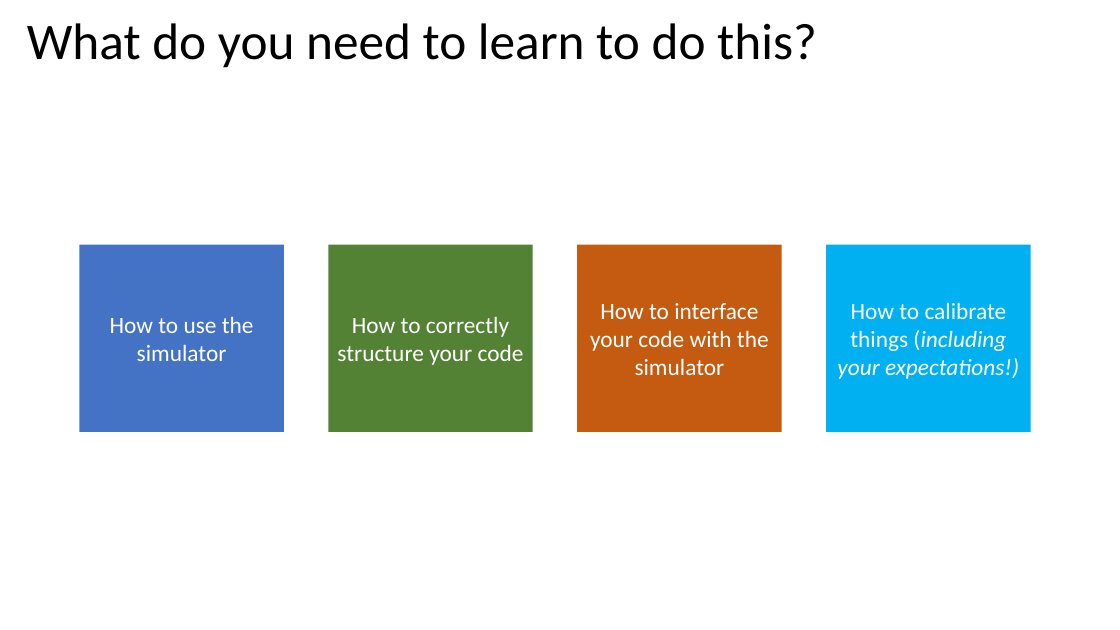
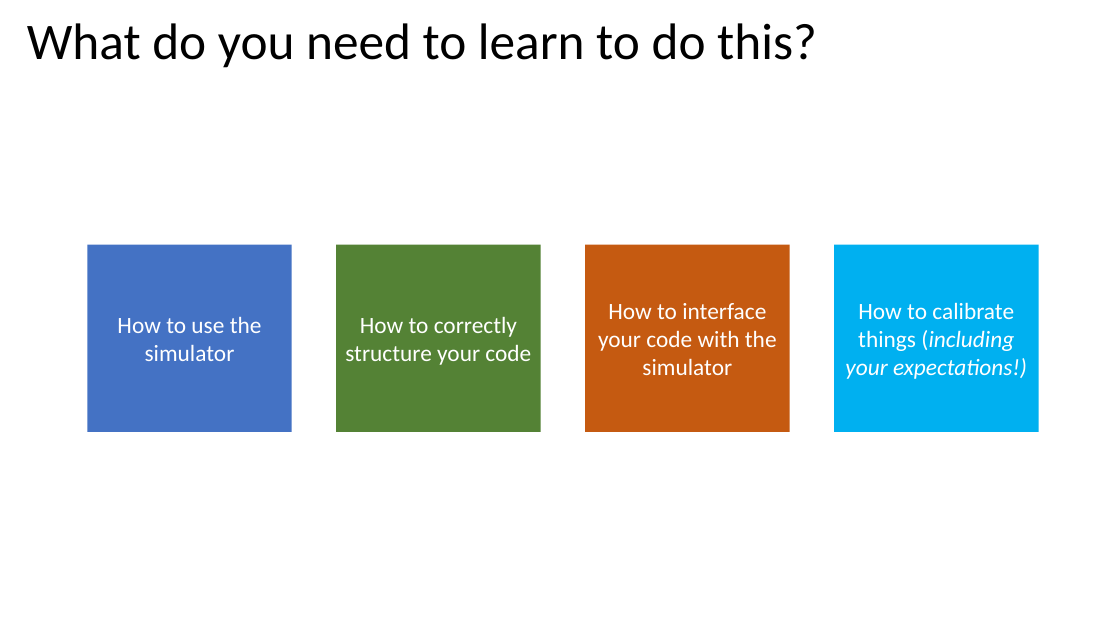
Before and after one commit to nettercm/simple_3pi_simulation, a slide deck: slide 13 of DPRG Monthly Meeting 2020-10-10.pptm (slide 7 before the commit). Drawn at 1120x630 pixels with LibreOffice and Linux fonts; fonts in the diff are those of the drawing. Boxes give left, top, right and bottom in pixels: in the first picture for what was removed or moved away, otherwise in the second. Text is boxed around its words. In the diff, an @@ line names an element or a change of style, - is before the commit and + after.

```diff
--- a/DPRG Monthly Meeting 2020-10-10.pptm
+++ b/DPRG Monthly Meeting 2020-10-10.pptm
@@ rectangle "How to interface your code ...": place and size @@
-rectangle "How to interface your code ..." at [577, 245, 781, 432]
+rectangle "How to interface your code ..." at [586, 245, 790, 432]
@@ 3 rectangles: place and size @@
-3 rectangles at [80, 245, 1031, 432]
+3 rectangles at [87, 245, 1038, 432]
```
Also in this commit, not shown: 7 other slides changed, 4 slides added, 1 slide removed.
